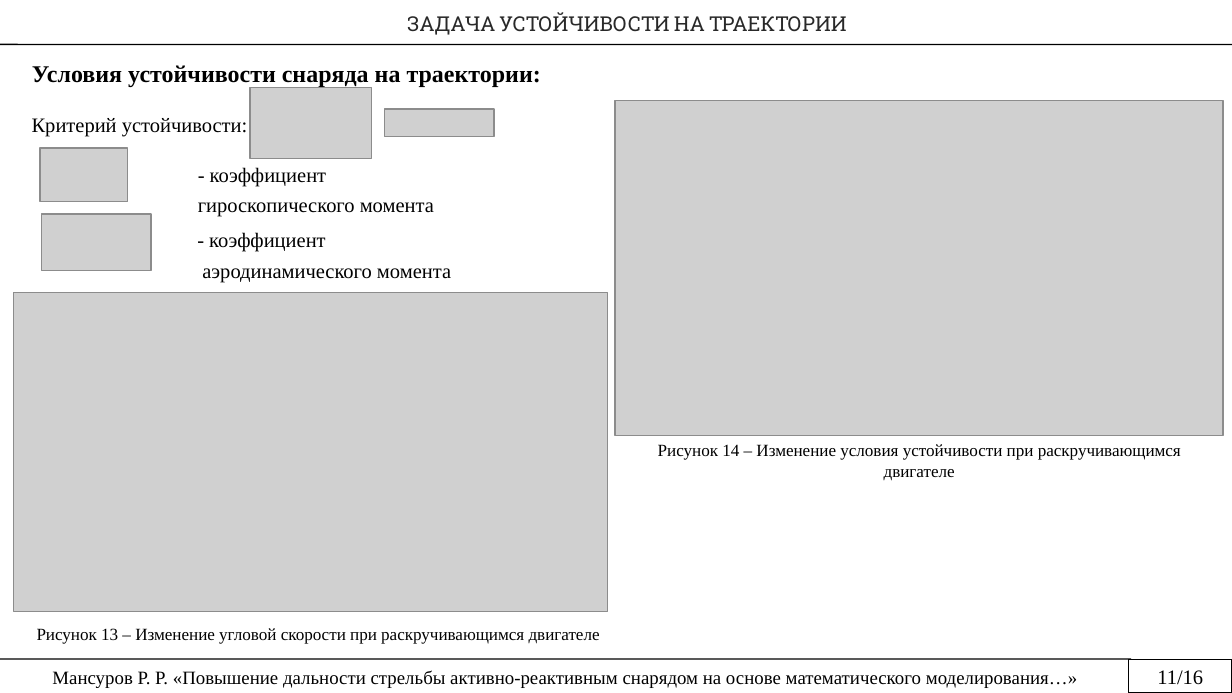
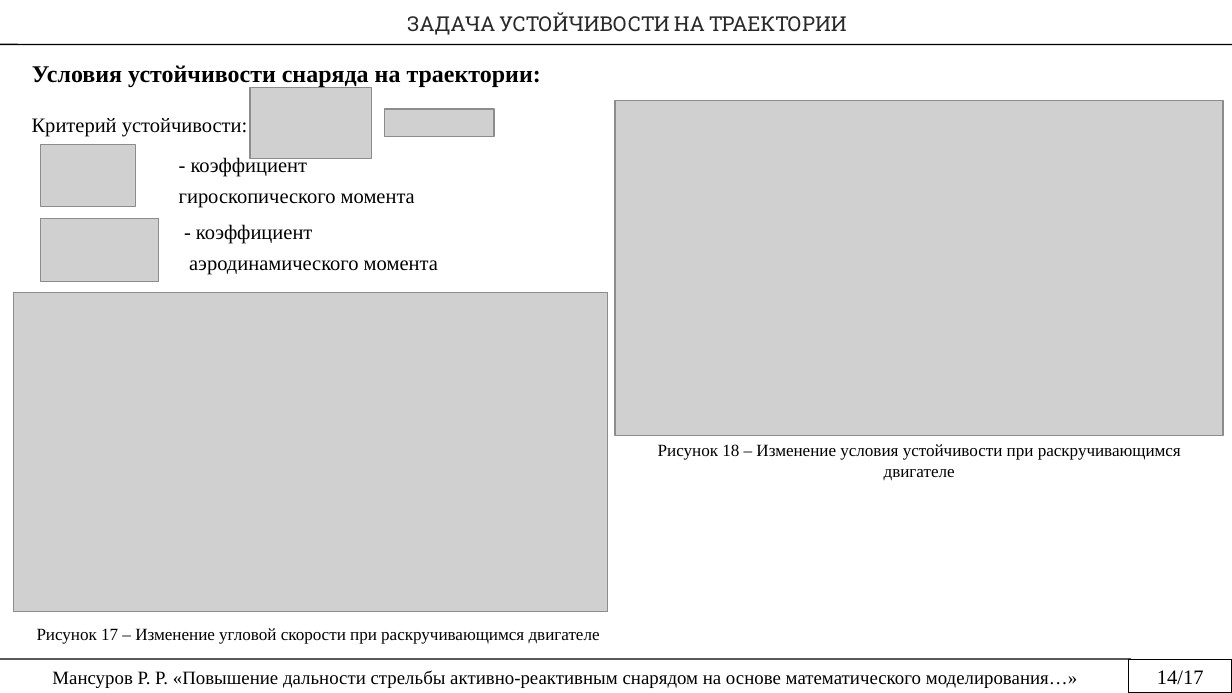
Before and after one commit to rustam-mansurov/cats, a slide deck: slide 14 of Мансуров Р.Р. — копия (2).pptx. Drawn at 1232x693 pixels with LibreOffice and Linux fonts; fonts in the diff are those of the drawing; grey boxes stand for pictures. Boxes give left, top, right and bottom in pixels: in the first picture for what was removed or moved away, otherwise in the second. Text is boxed around its words. In the diff, an @@ line names an element or a change of style, - is before the commit and + after.

```diff
--- a/Мансуров Р.Р. — копия (2).pptx
+++ b/Мансуров Р.Р. — копия (2).pptx
@@ picture: place and size @@
-picture at box(41, 148, 128, 202)
+picture at box(41, 145, 136, 207)
@@ text "- коэффициент": place and size @@
-text "- коэффициент" at box(198, 167, 434, 217)
+text "- коэффициент" at box(179, 157, 415, 208)
@@ text "- коэффициент": place and size @@
-text "- коэффициент" at box(202, 232, 451, 283)
+text "- коэффициент" at box(189, 224, 438, 275)
@@ picture: place and size @@
-picture at box(42, 214, 152, 271)
+picture at box(41, 218, 159, 281)
@@ text at box(658, 444, 1181, 481): text changed @@
-Рисунок 14 – Изменение условия устойчивости при раскручивающимся двигателе
+Рисунок 18 – Изменение условия устойчивости при раскручивающимся двигателе
@@ text at box(37, 628, 600, 644): text changed @@
-Рисунок 13 – Изменение угловой скорости при раскручивающимся двигателе
+Рисунок 17 – Изменение угловой скорости при раскручивающимся двигателе
@@ text in rectangle at box(1157, 670, 1204, 684): text changed @@
-11/16
+14/17
```
Also in this commit, not shown: 12 other slides changed, 1 slide added, 1 slide removed.
